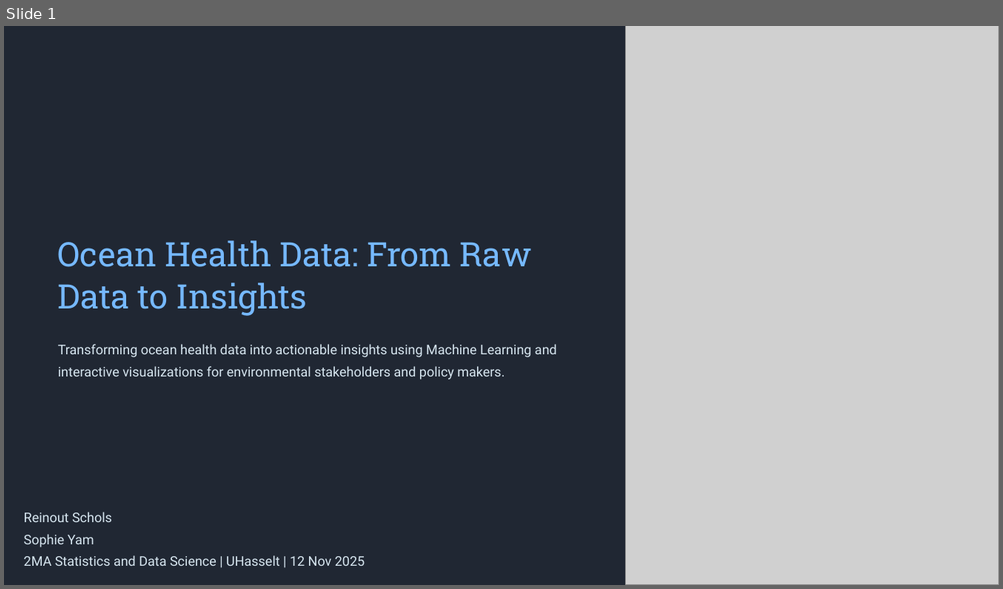
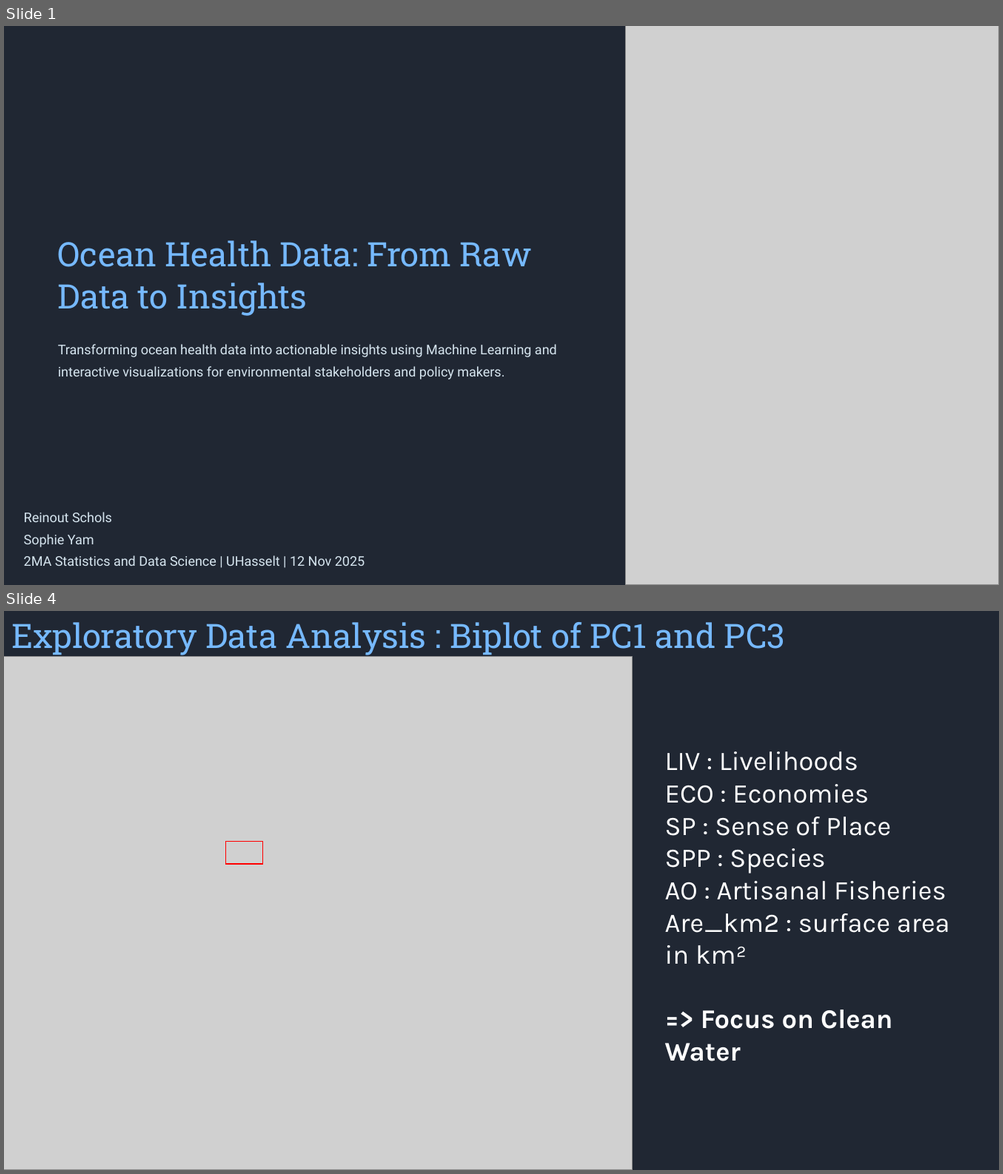
Before and after one commit to syam3500/hackthefuture2025, a slide deck: presentation.pptx. Shown one above the other, each under a label of ours: slide 1 before the commit, slides 1 and 4 after it; the slides between them are not shown. The pictures are 1003x589 and 1003x1174 pixels, drawn with LibreOffice and Linux fonts; fonts in the diff are those of the drawing; grey boxes stand for pictures; background and template pictures are left out. Boxes give left, top, right and bottom in pixels: in the first picture for what was removed or moved away, otherwise in the second. Text is boxed around its words. In the diff, an @@ line names an element or a change of style, - is before the commit and + after.

```diff
--- a/presentation.pptx
+++ b/presentation.pptx
@@ slide 4 added at [4,611,999,1170], background #FFFFFF; not listed: 1 template element that a slide beside it also shows @@
@@ text added at [11,622,785,655], 32.5 pt, text #76B9FF @@
+Exploratory Data Analysis : Biplot of PC1 and PC3
@@ picture added at [4,657,632,1170] @@
@@ text added at [665,752,950,1062], 26 pt, text #FFFFFF @@
+LIV : Livelihoods
+ECO : Economies
+SP : Sense of Place
+SPP : Species
+AO : Artisanal Fisheries
+Are_km2 : surface area in km²
+=> Focus on Clean Water
@@ rectangle added at [225,842,263,864], outline #FF0000 1 pt @@
```
Also in this commit, not shown: 3 slides changed, 1 other slide added, 1 slide removed, 1 other file.
